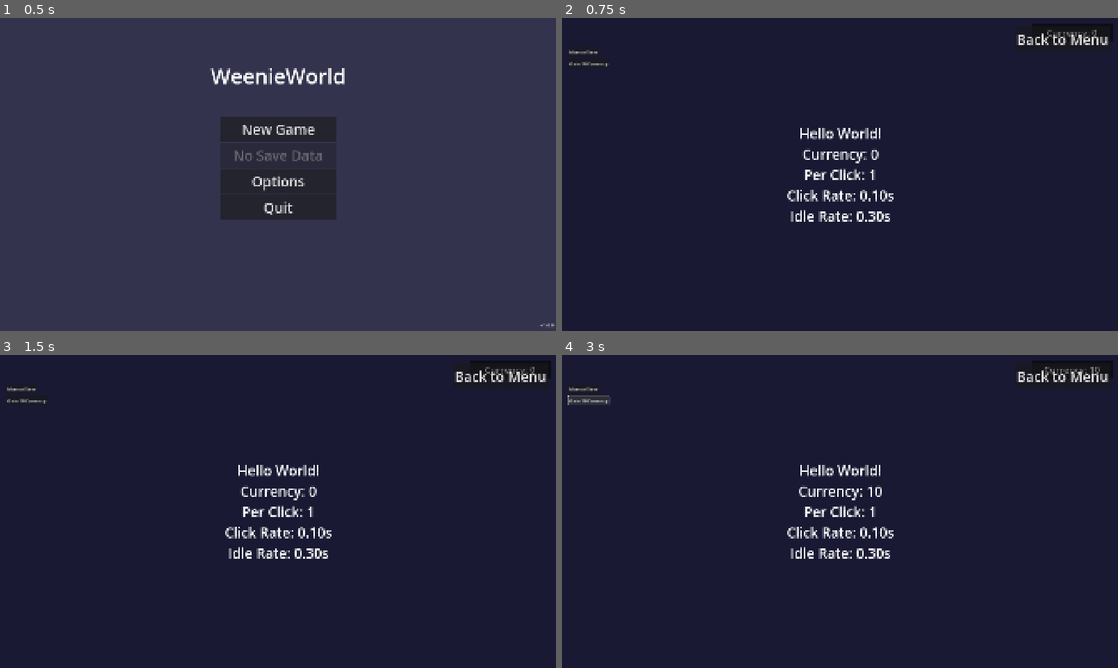
Above: before the commit, frames 1-4 (two rows, left to right).
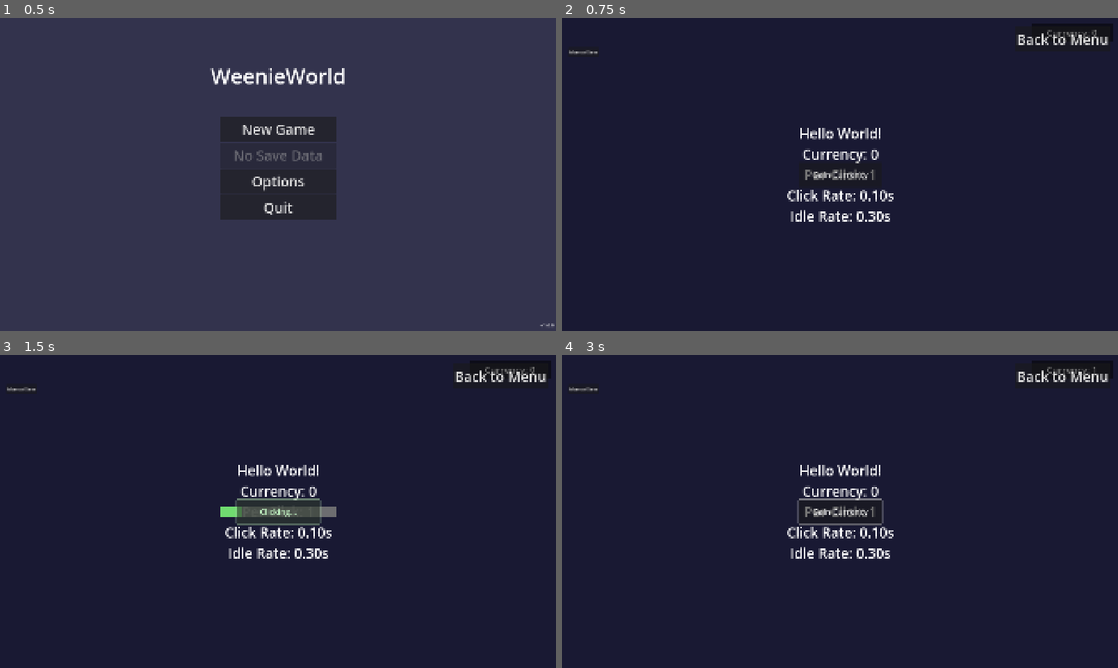
Above: after the commit, the same moments.

Repository: aaronleebrooks/weenieworld
Game: Godot game, scene res://scenes/main_menu/MainMenu.tscn
Same seed, same stepped clock (60 frames per second), same inputs: the game is played once before the commit and once after it.
Inputs (mouse positions are in pixels of both pictures, inside the frame that each line leads up to):
- Up to frame 1 (0.5 s): no input
- Up to frame 2 (0.75 s): click "New Game" at 0.5 s
- Up to frame 3 (1.5 s): click (278, 511) at 1.25 s, where only the run after the commit has a clickable "Gain Currency"
- Up to frame 4 (3 s): click (840, 511) at 2 s, where only the run after the commit has a clickable "Clicking..."; click (589, 398) at 2.75 s, where only the run before the commit has a clickable "Gain 10 Currency"

Frame 1 is identical in both runs. In frame 2, 0.3% of the frame differs, in the area x 1-57%, y 14-52%; in frame 3, 0.9%; in frame 4, 1.1%, in the area x 1-97%, y 3-55%.

Commit message:
Implement Click Mechanics system with progress bars and visual feedback

Diff:
--- a/project.godot
+++ b/project.godot
@@ -20,6 +20,7 @@
 GameManager="*res://scripts/autoload/GameManager.gd"
 SaveSystem="*res://scripts/autoload/SaveSystem.gd"
 CurrencyManager="*res://scripts/autoload/CurrencyManager.gd"
+ClickManager="*res://scripts/autoload/ClickManager.gd"
 
 [display]
 
--- /dev/null
+++ b/scenes/game/CurrencyGainButton.gd
@@ -0,0 +1,161 @@
+extends Button
+
+# Currency gain button with click and hold functionality
+# Uses intentional naming conventions for future maintainability
+
+var click_manager: Node
+var currency_manager: Node
+
+# Visual state tracking
+var is_pressed: bool = false
+var is_held: bool = false
+
+# Button states
+enum ButtonState {IDLE, CLICKED, HELD}
+var current_state: ButtonState = ButtonState.IDLE
+
+func _ready():
+	print("CurrencyGainButton: Initialized")
+
+	# Get references to managers
+	click_manager = get_node("/root/ClickManager")
+	currency_manager = get_node("/root/CurrencyManager")
+
+	# Connect button signals
+	pressed.connect(_on_button_pressed)
+	button_down.connect(_on_button_down)
+	button_up.connect(_on_button_up)
+
+	# Connect to click manager for state updates
+	if click_manager:
+		click_manager.click_state_changed.connect(_on_click_state_changed)
+		click_manager.click_completed.connect(_on_click_completed)
+
+	# Connect to viewport size changes for responsive sizing
+	get_viewport().size_changed.connect(_on_viewport_size_changed)
+	_update_responsive_layout()
+
+	# Set initial visual state
+	_update_visual_state()
+
+func _on_viewport_size_changed():
+	_update_responsive_layout()
+
+func _update_responsive_layout():
+	var viewport_size = get_viewport().get_visible_rect().size
+
+	# Calculate responsive size (like CSS vw/vh units)
+	var width_percent = viewport_size.x * 0.15  # 15% of viewport width
+	var height_percent = viewport_size.y * 0.08  # 8% of viewport height
+
+	var responsive_width = max(150, min(width_percent, 300))  # 150px to 300px
+	var responsive_height = max(60, min(height_percent, 120))  # 60px to 120px
+
+	offset_left = -responsive_width / 2
+	offset_right = responsive_width / 2
+	offset_top = -responsive_height / 2
+	offset_bottom = responsive_height / 2
+
+	# Calculate responsive font size
+	var font_size_percent = viewport_size.x * 0.015  # 1.5% of viewport width
+	var responsive_font_size = max(16, min(font_size_percent, 32))  # 16px to 32px
+	add_theme_font_size_override("font_size", responsive_font_size)
+
+	print("CurrencyGainButton: Size updated to ", Vector2(responsive_width, responsive_height), " font: ", responsive_font_size)
+
+func _on_button_pressed():
+	"""Handle button press (single click)"""
+	print("CurrencyGainButton: Button pressed")
+	if click_manager and not click_manager.is_action_in_progress():
+		click_manager.start_click_action()
+		current_state = ButtonState.CLICKED
+		_update_visual_state()
+
+func _on_button_down():
+	"""Handle button down (start of hold)"""
+	print("CurrencyGainButton: Button down")
+	is_pressed = true
+	# Don't start hold action immediately - wait for button_up to determine if it was a click or hold
+
+func _on_button_up():
+	"""Handle button up (end of press)"""
+	print("CurrencyGainButton: Button up")
+	is_pressed = false
+
+	# If we were holding and button is released, stop the hold action
+	if is_held and click_manager:
+		click_manager.stop_click_action()
+		is_held = false
+		current_state = ButtonState.IDLE
+		_update_visual_state()
+
+func _input(event):
+	"""Handle input for hold detection"""
+	if not is_pressed:
+		return
+
+	# Check if mouse is still over the button
+	if event is InputEventMouseMotion:
+		var mouse_pos = get_global_mouse_position()
+		var button_rect = get_global_rect()
+
+		# If mouse leaves button while pressed, stop any actions
+		if not button_rect.has_point(mouse_pos):
+			if click_manager:
+				click_manager.stop_click_action()
+			is_held = false
+			current_state = ButtonState.IDLE
+			_update_visual_state()
+			return
+
+	# Start hold action if button has been pressed for a short time
+	if is_pressed and not is_held and click_manager and not click_manager.is_action_in_progress():
+		# Use a timer to detect hold vs click
+		await get_tree().create_timer(0.1).timeout  # 100ms delay
+		if is_pressed and click_manager and not click_manager.is_action_in_progress():
+			print("CurrencyGainButton: Starting hold action")
+			click_manager.start_hold_action()
+			is_held = true
+			current_state = ButtonState.HELD
+			_update_visual_state()
+
+func _on_click_state_changed(is_clicking: bool, is_holding: bool):
+	"""Update button state based on click manager state"""
+	if not is_clicking and not is_holding:
+		current_state = ButtonState.IDLE
+		is_held = false
+		_update_visual_state()
+
+func _on_click_completed(click_type: String, currency_gained: int):
+	"""Handle click completion"""
+	print("CurrencyGainButton: Click completed - ", click_type, " gained ", currency_gained, " currency")
+	current_state = ButtonState.IDLE
+	is_held = false
+	_update_visual_state()
+
+func _update_visual_state():
+	"""Update button appearance based on current state"""
+	match current_state:
+		ButtonState.IDLE:
+			# Normal state
+			modulate = Color.WHITE
+			text = "Gain Currency"
+			print("CurrencyGainButton: Visual state - IDLE")
+		ButtonState.CLICKED:
+			# Clicked state
+			modulate = Color(0.8, 1.0, 0.8, 1.0)  # Light green
+			text = "Clicking..."
+			print("CurrencyGainButton: Visual state - CLICKED")
+		ButtonState.HELD:
+			# Held state
+			modulate = Color(1.0, 0.8, 0.6, 1.0)  # Light orange
+			text = "Holding..."
+			print("CurrencyGainButton: Visual state - HELD")
+
+func get_current_state() -> ButtonState:
+	"""Get current button state"""
+	return current_state
+
+func is_button_active() -> bool:
+	"""Check if button is currently active (clicking or holding)"""
+	return current_state != ButtonState.IDLE
--- /dev/null
+++ b/scenes/game/CurrencyGainButton.tscn
@@ -0,0 +1,19 @@
+[gd_scene load_steps=2 format=3 uid="uid://hxvn8yqxqxqx"]
+
+[ext_resource type="Script" path="res://scenes/game/CurrencyGainButton.gd" id="1_0x0x0"]
+
+[node name="CurrencyGainButton" type="Button"]
+layout_mode = 3
+anchors_preset = 8
+anchor_left = 0.5
+anchor_top = 0.5
+anchor_right = 0.5
+anchor_bottom = 0.5
+offset_left = -100.0
+offset_top = -50.0
+offset_right = 100.0
+offset_bottom = 50.0
+grow_horizontal = 2
+grow_vertical = 2
+text = "Gain Currency"
+script = ExtResource("1_0x0x0")
--- a/scenes/game/Game.gd
+++ b/scenes/game/Game.gd
@@ -73,13 +73,6 @@
 	save_button.pressed.connect(_on_manual_save_pressed)
 	add_child(save_button)
 
-	# Add test currency button
-	var currency_button = Button.new()
-	currency_button.text = "Gain 10 Currency"
-	currency_button.position = Vector2(20, 140)
-	currency_button.pressed.connect(_on_test_currency_pressed)
-	add_child(currency_button)
-
 func _on_manual_save_pressed():
 	print("Creating manual save...")
 	var success = get_node("/root/SaveSystem").create_manual_save()
@@ -88,14 +81,7 @@
 	else:
 		print("Failed to create manual save!")
 
-func _on_test_currency_pressed():
-	print("Testing currency gain...")
-	var currency_manager = get_node("/root/CurrencyManager")
-	if currency_manager:
-		currency_manager.gain_currency(10, "test_button")
-		display_game_data()  # Update the display
-	else:
-		print("CurrencyManager not found!")
+
 
 func _input(event):
 	# Handle escape key to return to menu
--- a/scenes/game/Game.tscn
+++ b/scenes/game/Game.tscn
@@ -1,7 +1,9 @@
-[gd_scene load_steps=3 format=3 uid="uid://c8xvn8yqxqxqx"]
+[gd_scene load_steps=5 format=3 uid="uid://c8xvn8yqxqxqx"]
 
 [ext_resource type="Script" uid="uid://m4hu22y7axg6" path="res://scenes/game/Game.gd" id="1_0x0x0"]
-[ext_resource type="PackedScene" uid="uid://fxvn8yqxqxqx" path="res://scenes/game/CurrencyDisplay.tscn" id="2_0x0x0"]
+[ext_resource type="PackedScene" path="res://scenes/game/CurrencyDisplay.tscn" id="2_0x0x0"]
+[ext_resource type="PackedScene" uid="uid://gxvn8yqxqxqx" path="res://scenes/game/ProgressBar.tscn" id="3_0x0x0"]
+[ext_resource type="PackedScene" uid="uid://hxvn8yqxqxqx" path="res://scenes/game/CurrencyGainButton.tscn" id="4_0x0x0"]
 
 [node name="Game" type="Control"]
 layout_mode = 3
@@ -41,6 +43,12 @@
 [node name="CurrencyDisplay" parent="." instance=ExtResource("2_0x0x0")]
 layout_mode = 1
 
+[node name="ProgressBar" parent="." instance=ExtResource("3_0x0x0")]
+layout_mode = 1
+
+[node name="CurrencyGainButton" parent="." instance=ExtResource("4_0x0x0")]
+layout_mode = 1
+
 [node name="BackButton" type="Button" parent="."]
 layout_mode = 1
 anchors_preset = 1
--- /dev/null
+++ b/scenes/game/ProgressBar.gd
@@ -0,0 +1,93 @@
+extends Control
+
+@onready var progress_fill = $ProgressFill
+
+var current_progress: float = 0.0
+var is_visible: bool = false
+
+func _ready():
+	print("ProgressBar: Initialized")
+
+	# Connect to click manager signals
+	var click_manager = get_node("/root/ClickManager")
+	if click_manager:
+		click_manager.click_progress_updated.connect(_on_progress_updated)
+		click_manager.click_state_changed.connect(_on_click_state_changed)
+		click_manager.click_completed.connect(_on_click_completed)
+
+	# Start hidden
+	visible = false
+
+	# Connect to viewport size changes for responsive sizing
+	get_viewport().size_changed.connect(_on_viewport_size_changed)
+	_update_responsive_layout()
+
+func _on_viewport_size_changed():
+	_update_responsive_layout()
+
+func _update_responsive_layout():
+	var viewport_size = get_viewport().get_visible_rect().size
+
+	# Calculate responsive size (like CSS vw/vh units)
+	var width_percent = viewport_size.x * 0.4  # 40% of viewport width
+	var height_percent = viewport_size.y * 0.03  # 3% of viewport height
+
+	var responsive_width = max(200, min(width_percent, 400))  # 200px to 400px
+	var responsive_height = max(15, min(height_percent, 30))  # 15px to 30px
+
+	offset_left = -responsive_width / 2
+	offset_right = responsive_width / 2
+	offset_top = -responsive_height / 2
+	offset_bottom = responsive_height / 2
+
+	print("ProgressBar: Size updated to ", Vector2(responsive_width, responsive_height))
+
+func _on_progress_updated(progress: float, click_type: String):
+	"""Update progress bar based on click progress"""
+	current_progress = progress
+	_update_progress_display(click_type)
+
+func _on_click_state_changed(is_clicking: bool, is_holding: bool):
+	"""Show/hide progress bar based on click state"""
+	is_visible = is_clicking or is_holding
+	visible = is_visible
+
+	if is_visible:
+		print("ProgressBar: Showing progress bar")
+	else:
+		print("ProgressBar: Hiding progress bar")
+		current_progress = 0.0
+		_update_progress_display("none")
+
+func _on_click_completed(click_type: String, currency_gained: int):
+	"""Handle click completion"""
+	print("ProgressBar: Click completed - ", click_type, " gained ", currency_gained, " currency")
+	# Progress bar will be hidden by click_state_changed signal
+
+func _update_progress_display(click_type: String):
+	"""Update the visual progress bar"""
+	if not progress_fill:
+		return
+
+	# Update progress fill width
+	progress_fill.anchor_right = current_progress
+
+	# Update color based on click type
+	match click_type:
+		"click":
+			progress_fill.color = Color(0.2, 0.8, 0.2, 1.0)  # Green for click
+		"hold":
+			progress_fill.color = Color(0.8, 0.6, 0.2, 1.0)  # Orange for hold
+		_:
+			progress_fill.color = Color(0.2, 0.2, 0.2, 1.0)  # Gray for none
+
+	print("ProgressBar: Progress updated to %.2f%% (%s)" % [current_progress * 100, click_type])
+
+func set_progress(progress: float):
+	"""Manually set progress (0.0 to 1.0)"""
+	current_progress = clamp(progress, 0.0, 1.0)
+	_update_progress_display("manual")
+
+func get_progress() -> float:
+	"""Get current progress value"""
+	return current_progress
--- /dev/null
+++ b/scenes/game/ProgressBar.tscn
@@ -0,0 +1,40 @@
+[gd_scene load_steps=2 format=3 uid="uid://gxvn8yqxqxqx"]
+
+[ext_resource type="Script" path="res://scenes/game/ProgressBar.gd" id="1_0x0x0"]
+
+[node name="ProgressBar" type="Control"]
+layout_mode = 3
+anchors_preset = 8
+anchor_left = 0.5
+anchor_top = 0.5
+anchor_right = 0.5
+anchor_bottom = 0.5
+offset_left = -200.0
+offset_top = -20.0
+offset_right = 200.0
+offset_bottom = 20.0
+grow_horizontal = 2
+grow_vertical = 2
+script = ExtResource("1_0x0x0")
+
+[node name="Background" type="ColorRect" parent="."]
+layout_mode = 1
+anchors_preset = 15
+anchor_right = 1.0
+anchor_bottom = 1.0
+color = Color(0.2, 0.2, 0.2, 0.8)
+
+[node name="ProgressFill" type="ColorRect" parent="."]
+layout_mode = 1
+anchors_preset = 15
+anchor_right = 1.0
+anchor_bottom = 1.0
+color = Color(0.2, 0.8, 0.2, 1.0)
+
+[node name="Border" type="ColorRect" parent="."]
+layout_mode = 1
+anchors_preset = 15
+anchor_right = 1.0
+anchor_bottom = 1.0
+color = Color(1, 1, 1, 0.3)
+expand_mode = 1
--- /dev/null
+++ b/scripts/autoload/ClickManager.gd
@@ -0,0 +1,196 @@
+extends Node
+
+# Click mechanics autoload for handling click interactions and progress bars
+# Uses intentional naming conventions for future maintainability
+
+signal click_started(click_type: String)
+signal click_completed(click_type: String, currency_gained: int)
+signal click_progress_updated(progress: float, click_type: String)
+signal click_state_changed(is_clicking: bool, is_holding: bool)
+
+# Click state tracking
+var is_clicking: bool = false:
+	set(value):
+		is_clicking = value
+		emit_signal("click_state_changed", is_clicking, is_holding)
+
+var is_holding: bool = false:
+	set(value):
+		is_holding = value
+		emit_signal("click_state_changed", is_clicking, is_holding)
+
+# Progress tracking
+var click_progress: float = 0.0
+var idle_progress: float = 0.0
+
+# Timers for progress tracking
+var click_progress_timer: Timer
+var idle_progress_timer: Timer
+
+# References to managers
+var currency_manager: Node
+
+func _ready():
+	print("ClickManager: Initialized")
+
+	# Get references to other managers
+	currency_manager = get_node("/root/CurrencyManager")
+
+	# Create timers for progress tracking
+	_setup_timers()
+
+	# Connect to currency manager for timing updates
+	if currency_manager:
+		currency_manager.currency_changed.connect(_on_currency_changed)
+
+func _setup_timers():
+	"""Setup timers for click and idle progress tracking"""
+
+	# Click progress timer (single click)
+	click_progress_timer = Timer.new()
+	click_progress_timer.one_shot = true
+	click_progress_timer.timeout.connect(_on_click_progress_complete)
+	add_child(click_progress_timer)
+
+	# Idle progress timer (hold to click)
+	idle_progress_timer = Timer.new()
+	idle_progress_timer.one_shot = true
+	idle_progress_timer.timeout.connect(_on_idle_progress_complete)
+	add_child(idle_progress_timer)
+
+	print("ClickManager: Timers initialized")
+
+func _on_currency_changed(new_balance: int, change_amount: int):
+	"""Update timer durations when currency values change"""
+	_update_timer_durations()
+
+func _update_timer_durations():
+	"""Update timer durations based on current currency manager values"""
+	if currency_manager:
+		click_progress_timer.wait_time = currency_manager.click_rate_seconds
+		idle_progress_timer.wait_time = currency_manager.idle_rate_seconds
+		print("ClickManager: Timer durations updated - Click: %.2fs, Idle: %.2fs" % [click_progress_timer.wait_time, idle_progress_timer.wait_time])
+
+func start_click_action() -> void:
+	"""Start a single-click currency gain action"""
+	if is_clicking or is_holding:
+		return  # Already in progress
+
+	print("ClickManager: Starting click action")
+	is_clicking = true
+	click_progress = 0.0
+
+	# Start the click progress timer
+	click_progress_timer.start()
+	emit_signal("click_started", "click")
+
+	# Start progress updates
+	_start_progress_updates("click")
+
+func start_hold_action() -> void:
+	"""Start a hold-to-click currency gain action"""
+	if is_clicking or is_holding:
+		return  # Already in progress
+
+	print("ClickManager: Starting hold action")
+	is_holding = true
+	idle_progress = 0.0
+
+	# Start the idle progress timer
+	idle_progress_timer.start()
+	emit_signal("click_started", "hold")
+
+	# Start progress updates
+	_start_progress_updates("hold")
+
+func stop_click_action() -> void:
+	"""Stop any ongoing click action"""
+	if is_clicking:
+		print("ClickManager: Stopping click action")
+		is_clicking = false
+		click_progress_timer.stop()
+		click_progress = 0.0
+		emit_signal("click_progress_updated", 0.0, "click")
+
+	if is_holding:
+		print("ClickManager: Stopping hold action")
+		is_holding = false
+		idle_progress_timer.stop()
+		idle_progress = 0.0
+		emit_signal("click_progress_updated", 0.0, "hold")
+
+func _start_progress_updates(click_type: String) -> void:
+	"""Start updating progress for the specified click type"""
+	# Create a timer for smooth progress updates
+	var progress_timer = Timer.new()
+	progress_timer.wait_time = 0.016  # ~60 FPS updates
+	progress_timer.timeout.connect(_update_progress.bind(click_type))
+	add_child(progress_timer)
+	progress_timer.start()
+
+func _update_progress(click_type: String) -> void:
+	"""Update progress for the specified click type"""
+	var target_timer = click_progress_timer if click_type == "click" else idle_progress_timer
+	var current_progress = click_progress if click_type == "click" else idle_progress
+
+	if target_timer and target_timer.time_left > 0:
+		var elapsed = target_timer.wait_time - target_timer.time_left
+		var new_progress = elapsed / target_timer.wait_time
+
+		if click_type == "click":
+			click_progress = new_progress
+		else:
+			idle_progress = new_progress
+
+		emit_signal("click_progress_updated", new_progress, click_type)
+
+func _on_click_progress_complete() -> void:
+	"""Handle completion of click progress"""
+	print("ClickManager: Click progress completed")
+	is_clicking = false
+	click_progress = 1.0
+	emit_signal("click_progress_updated", 1.0, "click")
+
+	# Award currency
+	if currency_manager:
+		var amount = currency_manager.currency_per_click
+		currency_manager.gain_currency(amount, "click_action")
+		emit_signal("click_completed", "click", amount)
+	else:
+		print("ClickManager: CurrencyManager not found!")
+
+func _on_idle_progress_complete() -> void:
+	"""Handle completion of idle progress"""
+	print("ClickManager: Idle progress completed")
+	is_holding = false
+	idle_progress = 1.0
+	emit_signal("click_progress_updated", 1.0, "hold")
+
+	# Award currency
+	if currency_manager:
+		var amount = currency_manager.currency_per_click
+		currency_manager.gain_currency(amount, "hold_action")
+		emit_signal("click_completed", "hold", amount)
+	else:
+		print("ClickManager: CurrencyManager not found!")
+
+func get_click_progress() -> float:
+	"""Get current click progress (0.0 to 1.0)"""
+	return click_progress
+
+func get_idle_progress() -> float:
+	"""Get current idle progress (0.0 to 1.0)"""
+	return idle_progress
+
+func is_action_in_progress() -> bool:
+	"""Check if any click action is currently in progress"""
+	return is_clicking or is_holding
+
+func get_current_action_type() -> String:
+	"""Get the type of action currently in progress"""
+	if is_clicking:
+		return "click"
+	elif is_holding:
+		return "hold"
+	else:
+		return "none"
Not shown, added: scenes/game/CurrencyDisplay.gd.uid
Not shown, added: scripts/autoload/CurrencyManager.gd.uid
Not shown, changed: GAME_PLAN.md
Not shown, changed: PHASE_2_DETAILED.md
